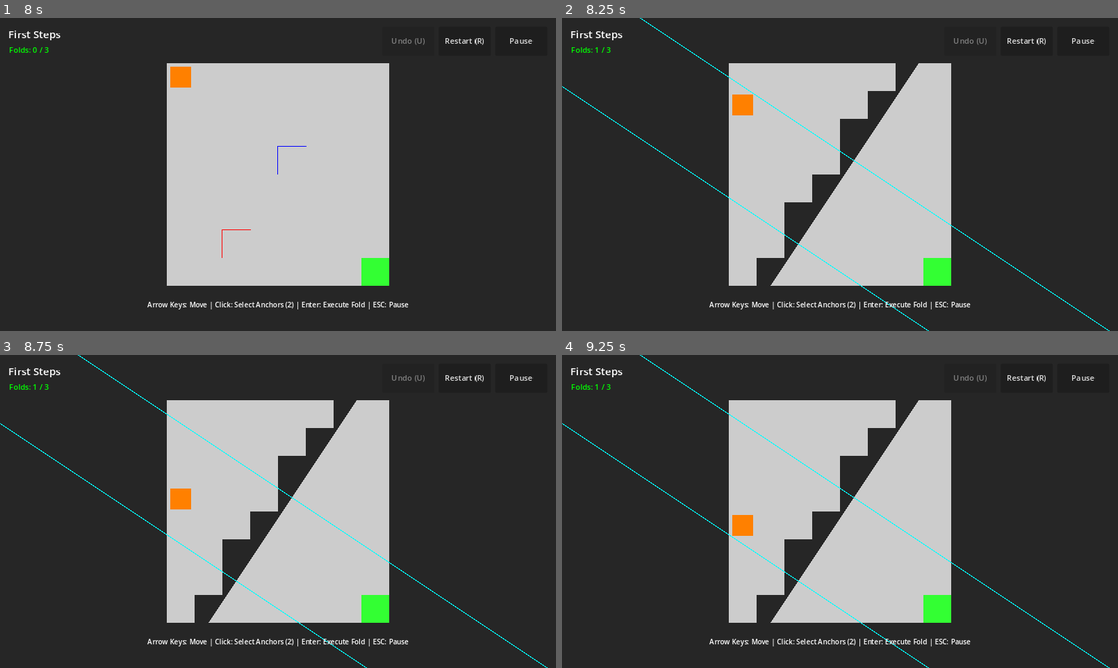
Above: before the commit, frames 1-4 (two rows, left to right).
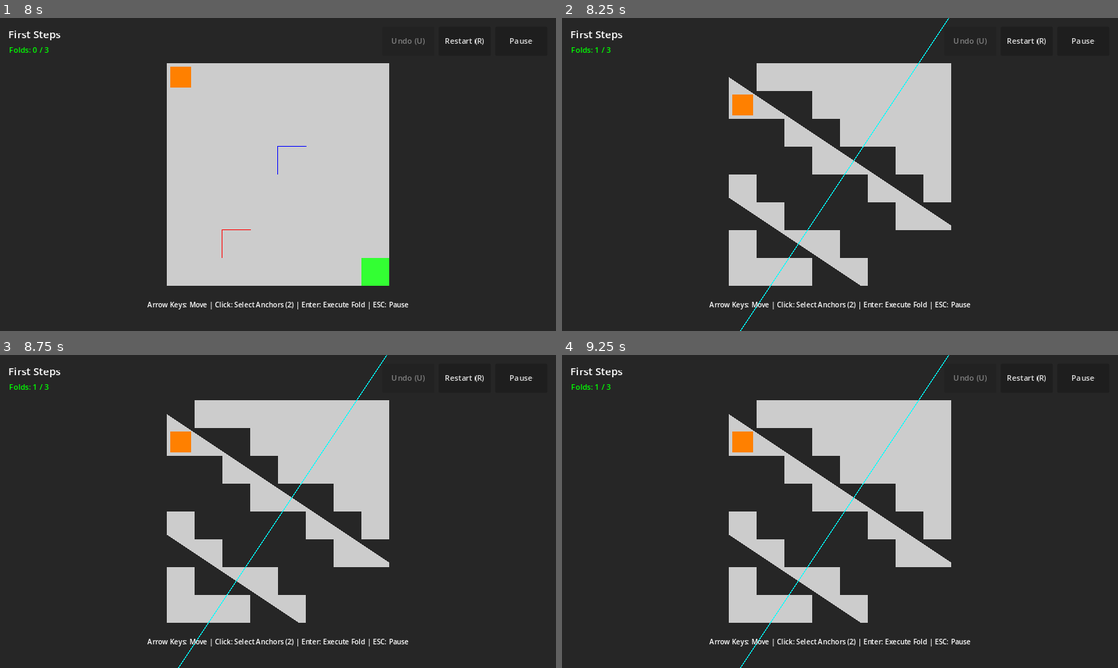
Above: after the commit, the same moments.

Repository: absent-mynd/puzzle
Game: Godot game, scene res://scenes/ui/MainMenu.tscn
The game is run twice, just before and just after one commit, with the same random seed, the same clock (stepped at 60 frames per second) and the same inputs.
Inputs (mouse positions are in pixels of both pictures, inside the frame that each line leads up to):
- Up to frame 1 (8 s): click "Play Campaign" at 0.5 s; click "Restart (R)" at 1.25 s; click "Restart (R)" at 2 s; click "Restart (R)" at 2.75 s; click "Pause" at 3.5 s; click "Restart Level" at 4.25 s; tap Enter (ui_accept) at 5, 5.27, 5.75, 6.5, 7.25 s; move the mouse to (250, 237) at 5.02 s; hold Up (ui_up) 5.03-5.75 s; hold Shift 5.03-5.75 s; click (250, 237) at 5.17 s; drag from (444, 221) to (250, 237) at 5.77 s; move the mouse to (111, 127) at 6.52 s; hold Left (ui_left) 6.53-7.25 s; tap Ctrl at 6.6 s; drag from (305, 174) to (111, 127) at 7.27 s
- Up to frame 2 (8.25 s): tap Enter (ui_accept) at 8 s; move the mouse to (756, 96) at 8.02 s; hold Down (ui_down) from 8.03 s (still down); tap 1 at 8.1 s
- Up to frame 3 (8.75 s): keep holding Down (ui_down); tap Enter (ui_accept) at 8.27 s
- Up to frame 4 (9.25 s): release Down (ui_down) at 8.75 s; drag from (962, 495) to (756, 433) at 8.77 s

Frame 1 is identical in both runs. In frame 2, 14% of the frame differs, in the area x 0-99%, y 0-100%; in frame 3, 15%; in frame 4, 15%.

Commit message:
Fix diagonal fold cut line calculations - use correct normal vector parallel to fold axis

Diff:
--- a/scripts/systems/FoldSystem.gd
+++ b/scripts/systems/FoldSystem.gd
@@ -1014,6 +1014,9 @@
 ## For diagonal folds, we create two perpendicular lines at the anchor points.
 ## These lines define the region to be removed.
 ##
+## The cut lines should be PERPENDICULAR to the fold axis (the line connecting the anchors).
+## For a line to be perpendicular to the fold axis, its normal should point along the fold axis.
+##
 ## @param anchor1: First anchor position (LOCAL coordinates - relative to GridManager)
 ## @param anchor2: Second anchor position (LOCAL coordinates - relative to GridManager)
 ## @return: Dictionary with line1, line2, and fold_axis information
@@ -1021,13 +1024,15 @@
 	# Fold axis vector (direction between anchors)
 	var fold_vector = anchor2 - anchor1
 
-	# Perpendicular vector (rotate 90 degrees counter-clockwise)
-	# For vector (x, y), perpendicular is (-y, x)
-	var perpendicular = Vector2(-fold_vector.y, fold_vector.x).normalized()
+	# For cut lines perpendicular to fold axis, the normal should be along the fold axis
+	# A line with normal n consists of points where (p - point)·n = 0
+	# This means the line is perpendicular to n
+	# So if we want a line perpendicular to fold_vector, we use fold_vector as the normal
+	var fold_normal = fold_vector.normalized()
 
 	return {
-		"line1": {"point": anchor1, "normal": perpendicular},
-		"line2": {"point": anchor2, "normal": perpendicular},
+		"line1": {"point": anchor1, "normal": fold_normal},
+		"line2": {"point": anchor2, "normal": fold_normal},
 		"fold_axis": {"start": anchor1, "end": anchor2}
 	}
 
--- a/scripts/tests/test_geometric_folding.gd
+++ b/scripts/tests/test_geometric_folding.gd
@@ -54,10 +54,12 @@
 	assert_true(cut_lines.has("line2"), "Should have line2")
 	assert_true(cut_lines.has("fold_axis"), "Should have fold_axis")
 
-	# For horizontal fold, perpendicular should be vertical (0, 1) or (0, -1)
-	var normal = cut_lines.line1.normal
-	assert_almost_eq(abs(normal.y), 1.0, EPSILON, "Perpendicular to horizontal should be vertical")
-	assert_almost_eq(abs(normal.x), 0.0, EPSILON, "Perpendicular to horizontal should have x=0")
+	# For horizontal fold (fold axis is horizontal), cut lines should be VERTICAL
+	# Cut lines perpendicular to fold axis means lines with normal parallel to fold axis
+	# Horizontal fold axis → normal should be horizontal (1, 0) or (-1, 0)
+	var normal = cut_lines.line1.normal
+	assert_almost_eq(abs(normal.x), 1.0, EPSILON, "Cut line perpendicular to horizontal fold should have horizontal normal")
+	assert_almost_eq(abs(normal.y), 0.0, EPSILON, "Horizontal normal should have y=0")
 
 
 ## Test vertical fold (90 degrees) returns correct perpendicular
@@ -67,10 +69,12 @@
 
 	var cut_lines = fold_system.calculate_cut_lines(anchor1, anchor2)
 
-	# For vertical fold, perpendicular should be horizontal (1, 0) or (-1, 0)
-	var normal = cut_lines.line1.normal
-	assert_almost_eq(abs(normal.x), 1.0, EPSILON, "Perpendicular to vertical should be horizontal")
-	assert_almost_eq(abs(normal.y), 0.0, EPSILON, "Perpendicular to vertical should have y=0")
+	# For vertical fold (fold axis is vertical), cut lines should be HORIZONTAL
+	# Cut lines perpendicular to fold axis means lines with normal parallel to fold axis
+	# Vertical fold axis → normal should be vertical (0, 1) or (0, -1)
+	var normal = cut_lines.line1.normal
+	assert_almost_eq(abs(normal.y), 1.0, EPSILON, "Cut line perpendicular to vertical fold should have vertical normal")
+	assert_almost_eq(abs(normal.x), 0.0, EPSILON, "Vertical normal should have x=0")
 
 
 ## Test diagonal fold (45 degrees) returns correct perpendicular
@@ -130,7 +134,7 @@
 	assert_almost_eq(normal1.y, normal2.y, EPSILON, "Both normals should have same y component")
 
 
-## Test perpendicular relationship (dot product with fold vector is 0)
+## Test parallel relationship (normal is parallel to fold vector)
 func test_calculate_cut_lines_perpendicular_relationship():
 	var anchor1 = Vector2(100, 100)
 	var anchor2 = Vector2(300, 250)
@@ -140,10 +144,12 @@
 	var fold_vector = anchor2 - anchor1
 	var normal = cut_lines.line1.normal
 
-	# Dot product should be 0 for perpendicular vectors
-	var dot_product = fold_vector.dot(normal)
-
-	assert_almost_eq(dot_product, 0.0, EPSILON, "Normal should be perpendicular to fold vector (dot product = 0)")
+	# For cut lines perpendicular to fold axis, normal should be parallel to fold vector
+	# Check if normal is parallel by verifying cross product is 0
+	# For 2D: cross product = nx * fy - ny * fx
+	var cross_product = abs(normal.x * fold_vector.y - normal.y * fold_vector.x)
+
+	assert_almost_eq(cross_product, 0.0, EPSILON, "Normal should be parallel to fold vector (cross product = 0)")
 
 
 ## ============================================================================
@@ -152,16 +158,18 @@
 
 ## Test cell fully on left side is classified as "kept_left"
 func test_classify_cell_region_kept_left():
-	# Set up a diagonal fold
+	# Set up a vertical fold (same x-coordinate)
 	var anchor1_grid = Vector2i(5, 0)
 	var anchor2_grid = Vector2i(5, 9)
 
-	var anchor1_world = grid_manager.grid_to_world(anchor1_grid)
-	var anchor2_world = grid_manager.grid_to_world(anchor2_grid)
-
-	var cut_lines = fold_system.calculate_cut_lines(anchor1_world, anchor2_world)
-
-	# Cell at (3, 5) should be on the kept-left side
+	# Convert to LOCAL coordinates (cell centers, relative to GridManager)
+	var cell_size = grid_manager.cell_size
+	var anchor1_local = Vector2(anchor1_grid) * cell_size + Vector2(cell_size / 2, cell_size / 2)
+	var anchor2_local = Vector2(anchor2_grid) * cell_size + Vector2(cell_size / 2, cell_size / 2)
+
+	var cut_lines = fold_system.calculate_cut_lines(anchor1_local, anchor2_local)
+
+	# Cell at (3, 5) should be on the kept-left side (x < 5)
 	var cell = grid_manager.get_cell(Vector2i(3, 5))
 	var region = fold_system.classify_cell_region(cell, cut_lines)
 
@@ -170,16 +178,18 @@
 
 ## Test cell fully in removed region is classified as "removed"
 func test_classify_cell_region_removed():
-	# Vertical fold at columns 3 and 7
+	# Horizontal fold at rows 3 and 7 (same y-coordinate)
 	var anchor1_grid = Vector2i(3, 5)
 	var anchor2_grid = Vector2i(7, 5)
 
-	var anchor1_world = grid_manager.grid_to_world(anchor1_grid)
-	var anchor2_world = grid_manager.grid_to_world(anchor2_grid)
-
-	var cut_lines = fold_system.calculate_cut_lines(anchor1_world, anchor2_world)
-
-	# Cell at (5, 5) should be in the removed region (between columns 3 and 7)
+	# Convert to LOCAL coordinates (cell centers, relative to GridManager)
+	var cell_size = grid_manager.cell_size
+	var anchor1_local = Vector2(anchor1_grid) * cell_size + Vector2(cell_size / 2, cell_size / 2)
+	var anchor2_local = Vector2(anchor2_grid) * cell_size + Vector2(cell_size / 2, cell_size / 2)
+
+	var cut_lines = fold_system.calculate_cut_lines(anchor1_local, anchor2_local)
+
+	# Cell at (5, 5) should be in the removed region (between x=3 and x=7)
 	var cell = grid_manager.get_cell(Vector2i(5, 5))
 	var region = fold_system.classify_cell_region(cell, cut_lines)
 
@@ -188,16 +198,18 @@
 
 ## Test cell fully on right side is classified as "kept_right"
 func test_classify_cell_region_kept_right():
-	# Vertical fold at columns 3 and 7
+	# Horizontal fold at columns 3 and 7 (same y-coordinate)
 	var anchor1_grid = Vector2i(3, 5)
 	var anchor2_grid = Vector2i(7, 5)
 
-	var anchor1_world = grid_manager.grid_to_world(anchor1_grid)
-	var anchor2_world = grid_manager.grid_to_world(anchor2_grid)
-
-	var cut_lines = fold_system.calculate_cut_lines(anchor1_world, anchor2_world)
-
-	# Cell at (8, 5) should be on the kept-right side
+	# Convert to LOCAL coordinates (cell centers, relative to GridManager)
+	var cell_size = grid_manager.cell_size
+	var anchor1_local = Vector2(anchor1_grid) * cell_size + Vector2(cell_size / 2, cell_size / 2)
+	var anchor2_local = Vector2(anchor2_grid) * cell_size + Vector2(cell_size / 2, cell_size / 2)
+
+	var cut_lines = fold_system.calculate_cut_lines(anchor1_local, anchor2_local)
+
+	# Cell at (8, 5) should be on the kept-right side (x > 7)
 	var cell = grid_manager.get_cell(Vector2i(8, 5))
 	var region = fold_system.classify_cell_region(cell, cut_lines)
 
@@ -206,17 +218,19 @@
 
 ## Test cell intersecting line1 is classified as "split_line1"
 func test_classify_cell_region_split_line1():
-	# Vertical fold at columns 3 and 7
-	# Cell at (3, 5) should be split by line1
+	# Horizontal fold with anchor at center of cell (3, 5)
+	# This should split the cell
 	var anchor1_grid = Vector2i(3, 5)
 	var anchor2_grid = Vector2i(7, 5)
 
-	var anchor1_world = grid_manager.grid_to_world(anchor1_grid) + Vector2(32, 32)  # Center of cell (3,5)
-	var anchor2_world = grid_manager.grid_to_world(anchor2_grid) + Vector2(32, 32)
-
-	var cut_lines = fold_system.calculate_cut_lines(anchor1_world, anchor2_world)
-
-	# Cell at (3, 5) should be split by line1
+	# Use cell centers for anchors
+	var cell_size = grid_manager.cell_size
+	var anchor1_local = Vector2(anchor1_grid) * cell_size + Vector2(cell_size / 2, cell_size / 2)
+	var anchor2_local = Vector2(anchor2_grid) * cell_size + Vector2(cell_size / 2, cell_size / 2)
+
+	var cut_lines = fold_system.calculate_cut_lines(anchor1_local, anchor2_local)
+
+	# Cell at (3, 5) should be split by line1 (line passes through cell center)
 	var cell = grid_manager.get_cell(Vector2i(3, 5))
 	var region = fold_system.classify_cell_region(cell, cut_lines)
 
@@ -225,17 +239,19 @@
 
 ## Test cell intersecting line2 is classified as "split_line2"
 func test_classify_cell_region_split_line2():
-	# Vertical fold at columns 3 and 7
-	# Cell at (7, 5) should be split by line2
+	# Horizontal fold with anchor2 at center of cell (7, 5)
+	# This should split the cell
 	var anchor1_grid = Vector2i(3, 5)
 	var anchor2_grid = Vector2i(7, 5)
 
-	var anchor1_world = grid_manager.grid_to_world(anchor1_grid) + Vector2(32, 32)
-	var anchor2_world = grid_manager.grid_to_world(anchor2_grid) + Vector2(32, 32)
-
-	var cut_lines = fold_system.calculate_cut_lines(anchor1_world, anchor2_world)
-
-	# Cell at (7, 5) should be split by line2
+	# Use cell centers for anchors
+	var cell_size = grid_manager.cell_size
+	var anchor1_local = Vector2(anchor1_grid) * cell_size + Vector2(cell_size / 2, cell_size / 2)
+	var anchor2_local = Vector2(anchor2_grid) * cell_size + Vector2(cell_size / 2, cell_size / 2)
+
+	var cut_lines = fold_system.calculate_cut_lines(anchor1_local, anchor2_local)
+
+	# Cell at (7, 5) should be split by line2 (line passes through cell center)
 	var cell = grid_manager.get_cell(Vector2i(7, 5))
 	var region = fold_system.classify_cell_region(cell, cut_lines)
 
